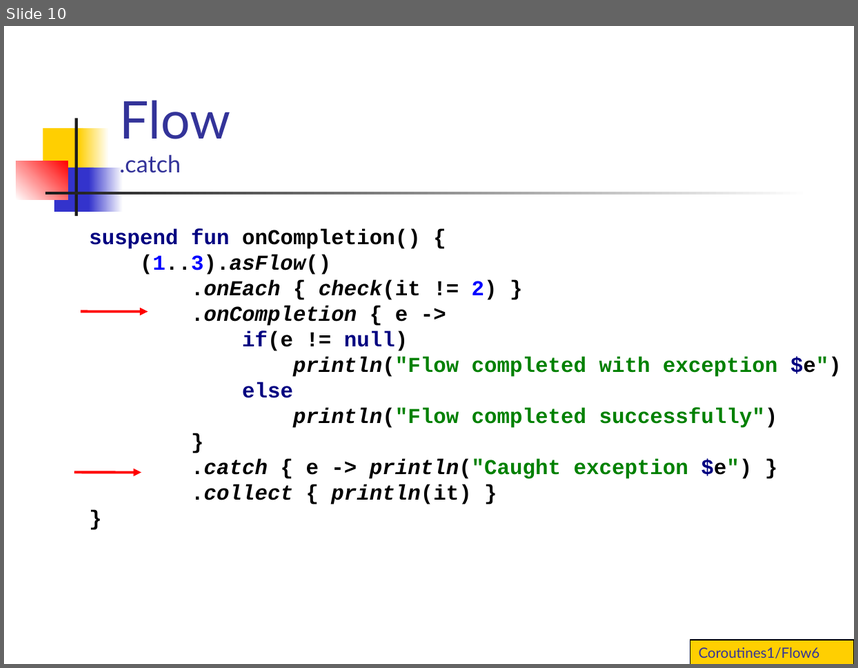
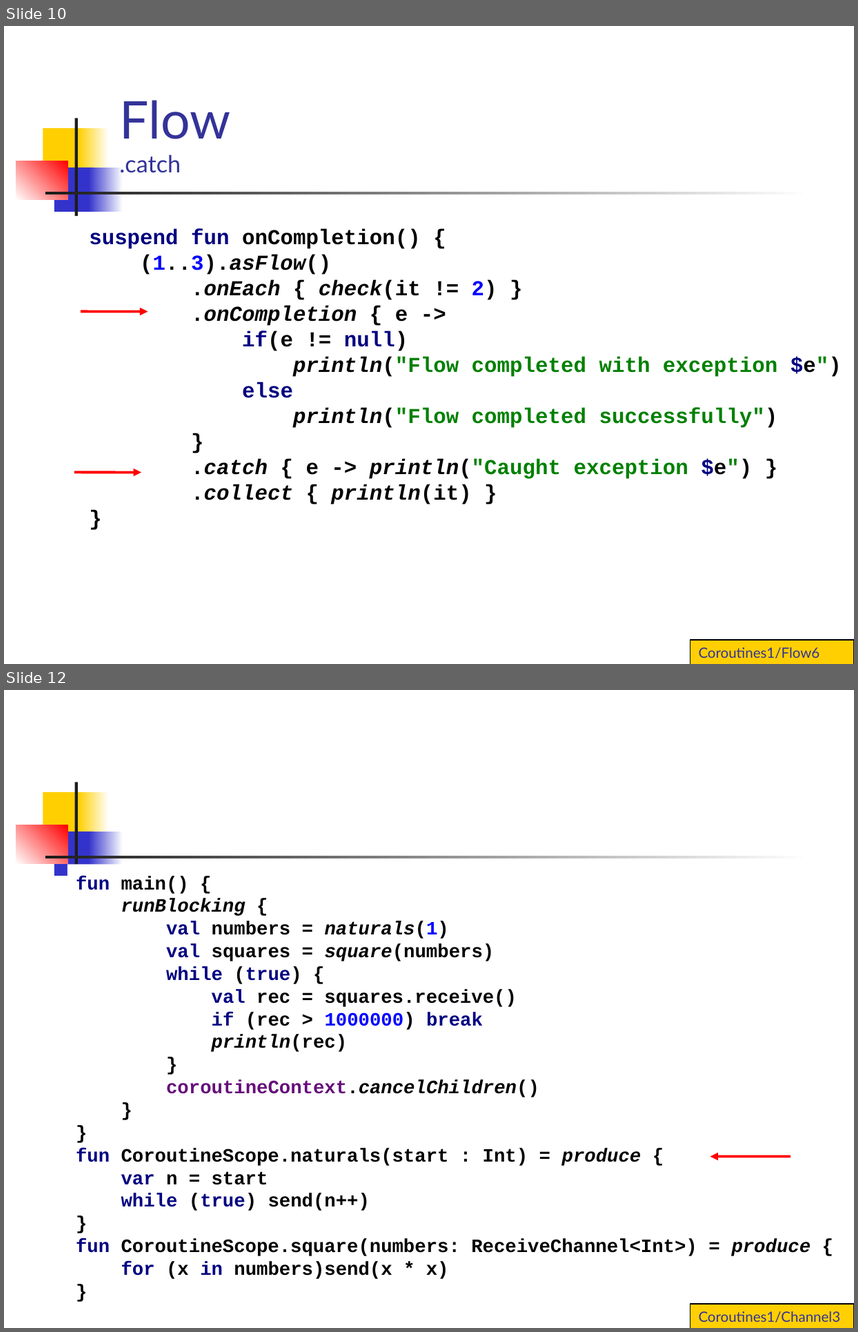
Before and after one commit to vmandro/Prednasky, a slide deck: 10/10B_Android.ppt. Shown one above the other, each under a label of ours: slide 10 before the commit, slides 10 and 12 after it; the slides between them are not shown. The pictures are 858x668 and 858x1332 pixels, drawn with LibreOffice and Linux fonts; fonts in the diff are those of the drawing. Boxes give left, top, right and bottom in pixels: in the first picture for what was removed or moved away, otherwise in the second. Text is boxed around its words. In the diff, an @@ line names an element or a change of style, - is before the commit and + after.

```diff
--- a/10/10B_Android.ppt
+++ b/10/10B_Android.ppt
@@ slide 12 added at bbox=[4, 690, 854, 1328], background #FFFFFF; not listed: 7 template elements that a slide beside it also shows @@
@@ text added at bbox=[76, 876, 811, 1279], 16 pt, text #000000, bold @@
+fun main() {
+runBlocking {
+val numbers = naturals(1)
+val squares = square(numbers)
+while (true) {
+val rec = squares.receive()
+if (rec > 1000000) break
+println(rec)
+}
+coroutineContext.cancelChildren()
+}
+}
+fun CoroutineScope.naturals(start : Int) = produce {
+var n = start
+while (true) send(n++)
+}
+fun CoroutineScope.square(numbers: ReceiveChannel<Int>) = produce {
+for (x in numbers)send(x * x)
+}
@@ arrow added from (791, 1156) to (711, 1156), #FF0000 2.24 pt @@
@@ rectangle added at bbox=[690, 1304, 854, 1328], fill #FFCF01, outline #000000 0.74 pt, 12 pt, text #333399 @@
+Coroutines1/Channel3
```
Also in this commit, not shown: 8 slides changed, 6 other slides added, 3 slides removed, 2 other files.
